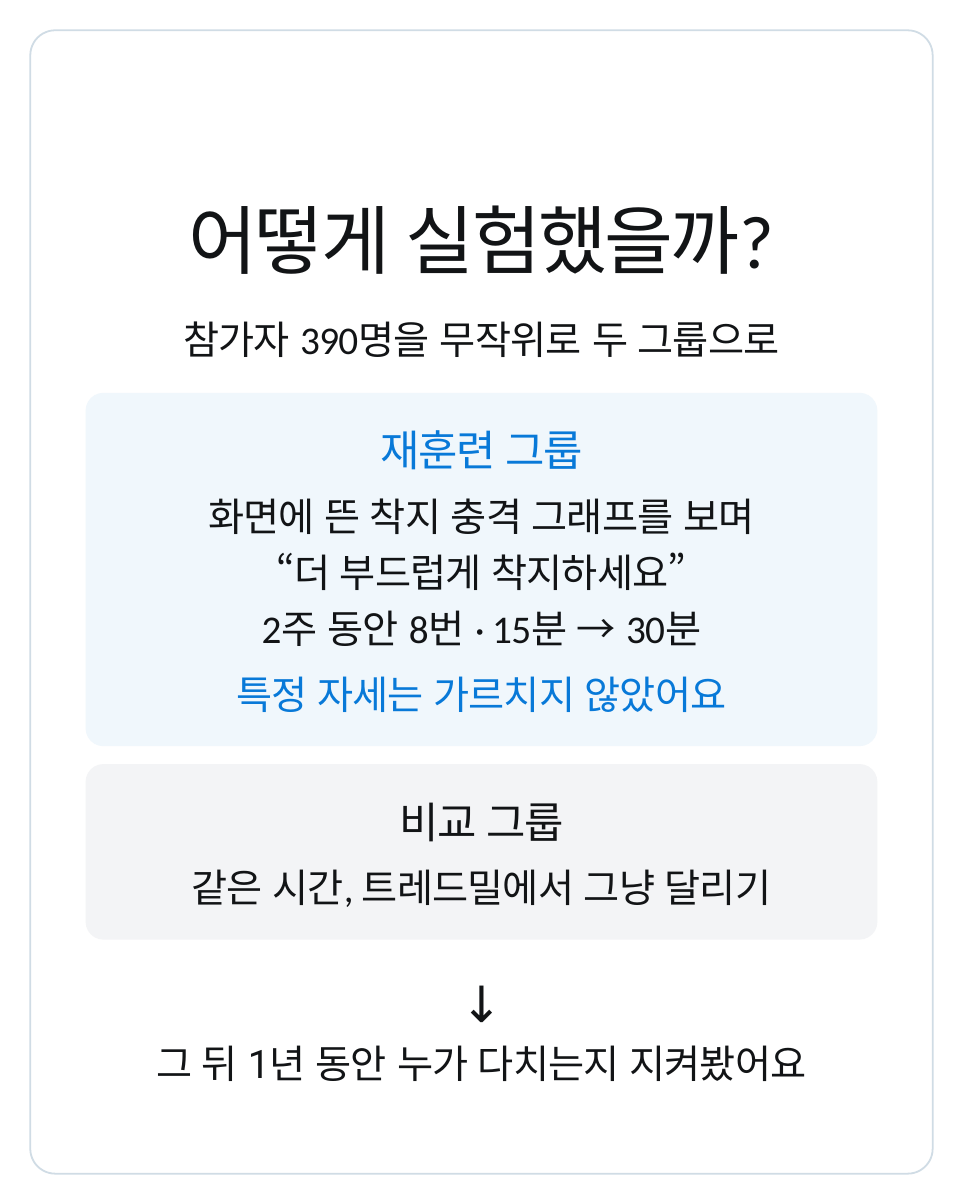
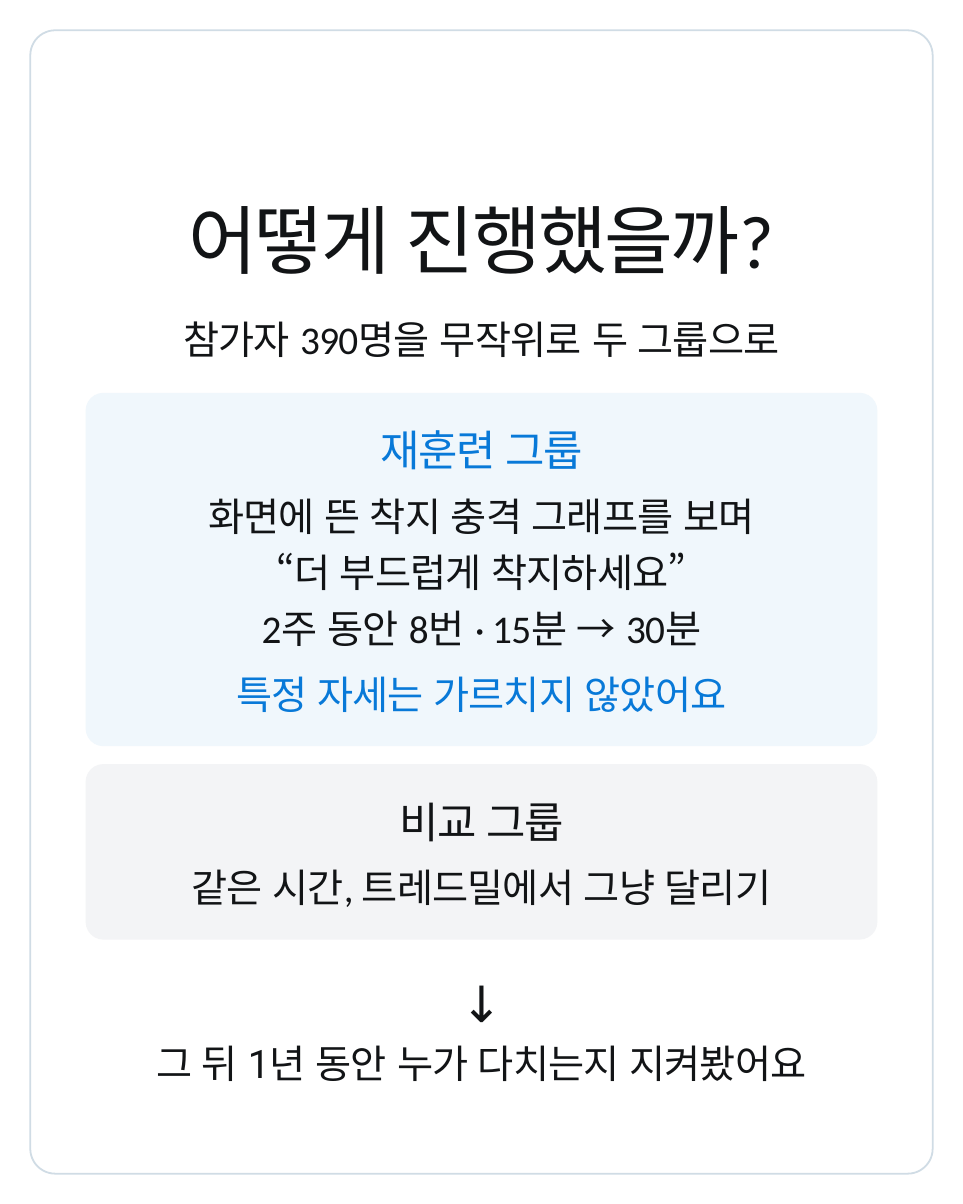
Before and after one commit to js920915-cyber/New-box, a slide deck: slide 3 of content/running-form-change-v2/adobe-express/running-form-change-v2-express.pptx. Drawn at 963x1204 pixels with LibreOffice and Linux fonts; fonts in the diff are those of the drawing. Boxes give left, top, right and bottom in pixels: in the first picture for what was removed or moved away, otherwise in the second. Text is boxed around its words. In the diff, an @@ line names an element or a change of style, - is before the commit and + after.

```diff
--- a/content/running-form-change-v2/adobe-express/running-form-change-v2-express.pptx
+++ b/content/running-form-change-v2/adobe-express/running-form-change-v2-express.pptx
@@ text at (189,206,775,274): text changed @@
-어떻게 실험했을까?
+어떻게 진행했을까?
```
Also in this commit, not shown: 6 other slides changed, 1 slide added, 1 slide removed, 48 other files.
